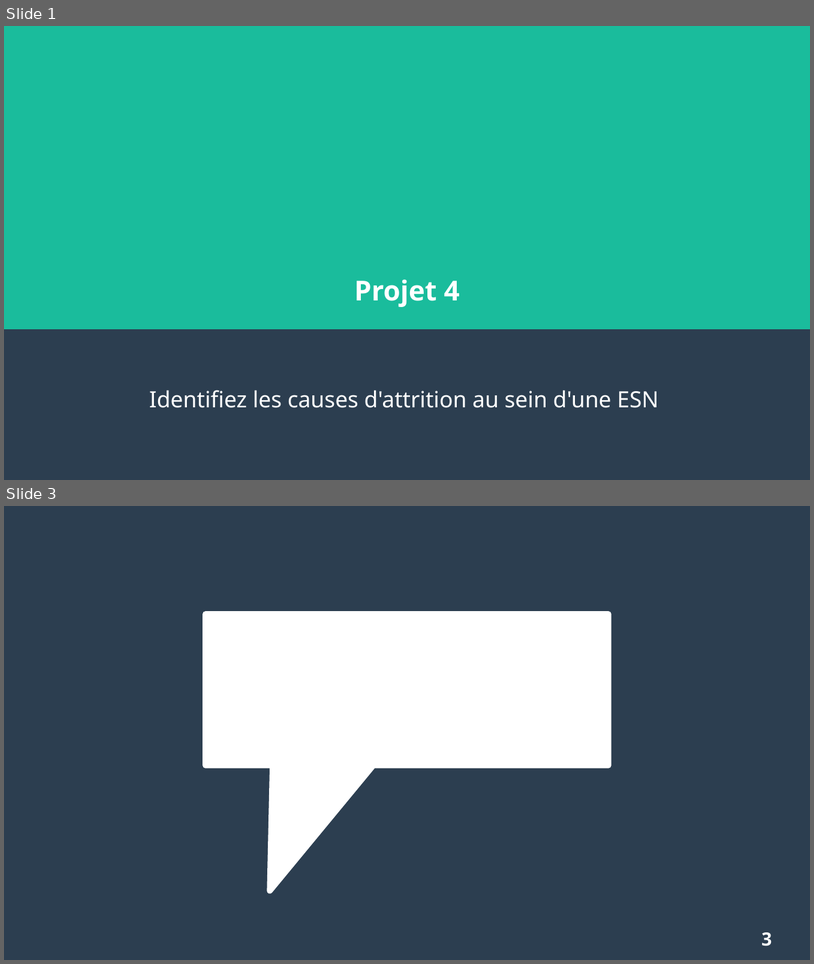
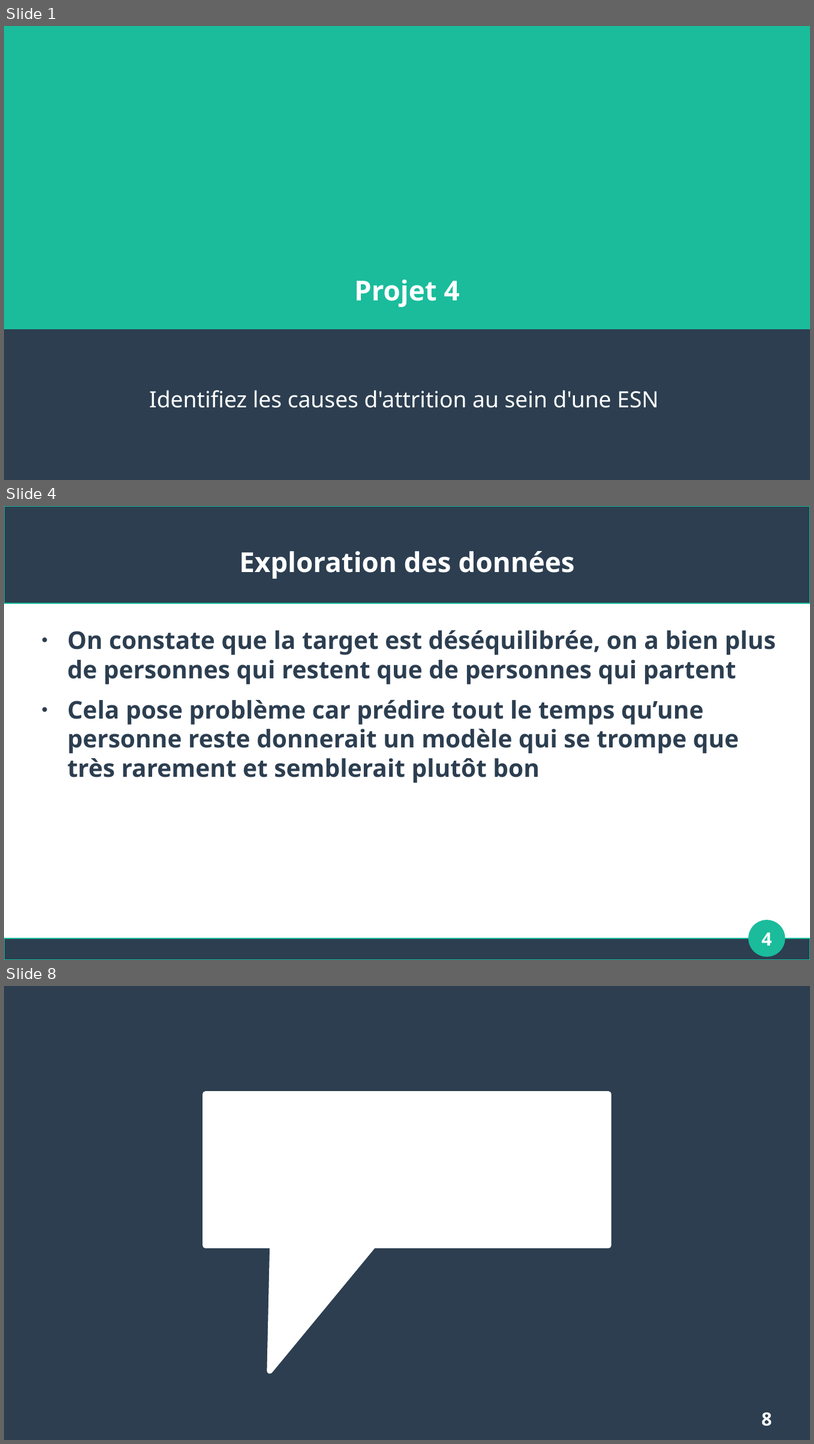
Before and after one commit to Apinsun/Projet4, a slide deck: presentation.odp. Shown one above the other, each under a label of ours: slides 1 and 3 before the commit, slides 1, 4 and 8 after it; the slides between them are not shown. The pictures are 814x964 and 814x1444 pixels, drawn with LibreOffice and Linux fonts; fonts in the diff are those of the drawing. Boxes give left, top, right and bottom in pixels: in the first picture for what was removed or moved away, otherwise in the second. Text is boxed around its words. In the diff, an @@ line names an element or a change of style, - is before the commit and + after.

```diff
--- a/presentation.odp
+++ b/presentation.odp
@@ slide 4 added at [4,506,810,960], background #FFFFFF @@
@@ rectangle added at [4,506,810,603], fill #2C3E50, outline #1ABC9C 0.85 pt @@
@@ title added at [239,551,575,579], 27 pt, text #FFFFFF, bold @@
+Exploration des données
@@ text added at [68,630,776,783], 24 pt, text #2C3E50, bold @@
+● On constate que la target est déséquilibrée, on a bien plus de personnes qui restent que de personnes qui partent
+● Cela pose problème car prédire tout le temps qu’une personne reste donnerait un modèle qui se trompe que très rarement et semblerait plutôt bon
@@ ellipse added at [750,920,786,956], fill #1ABC9C, outline #1ABC9C 0.85 pt @@
@@ page number added at [762,932,772,945], 18 pt, text #FFFFFF, bold @@
+4
@@ rectangle added at [4,939,810,960], fill #2C3E50, outline #1ABC9C 0.85 pt @@
@@ what was slide 3 is now slide 8 @@
@@ page number at [762,1412,772,1426]: text changed @@
-3
+8
```
Also in this commit, not shown: 5 other slides added, 1 slide removed, 1 other file.
